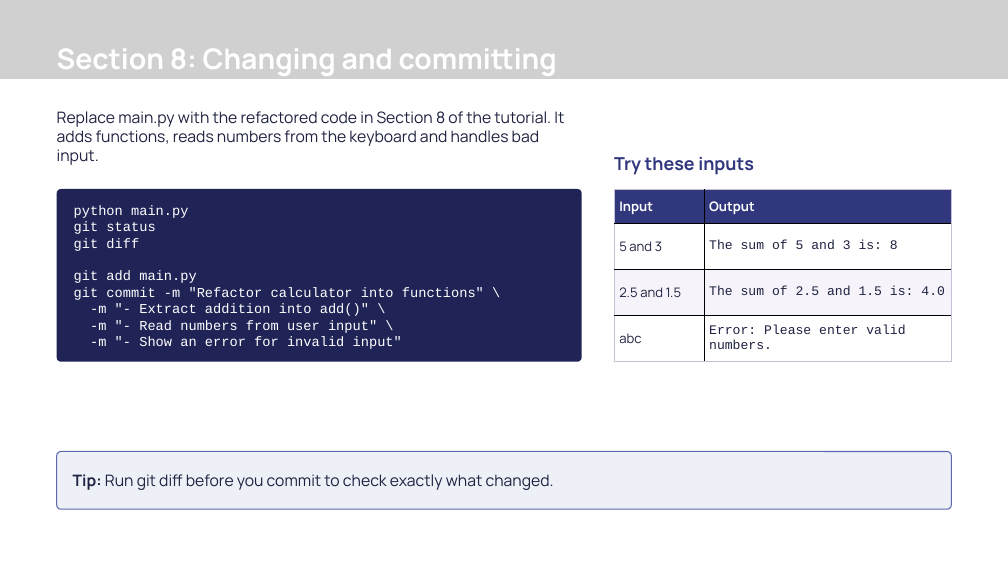
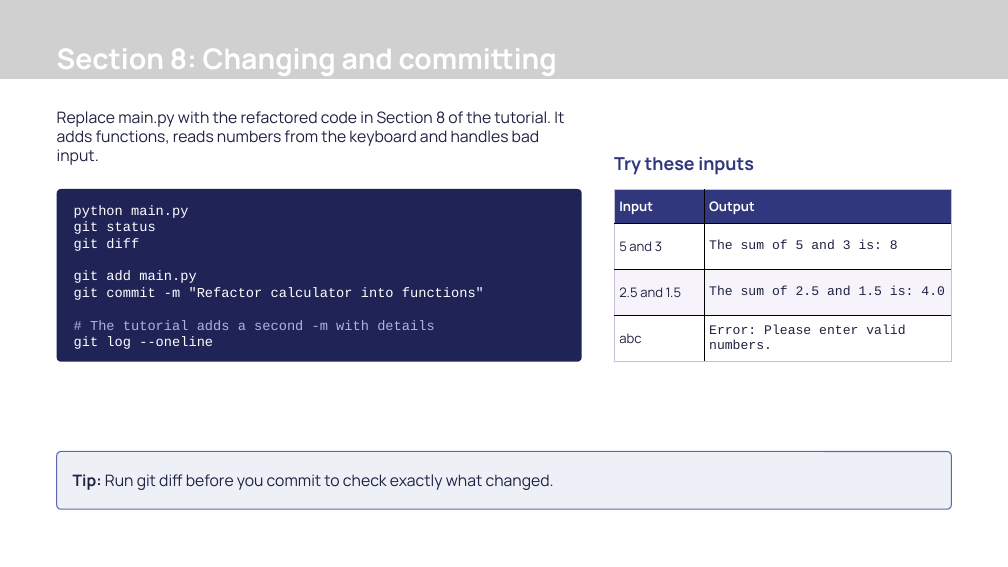
Before and after one commit to Revolution-Data-Platforms/Introduction-to-Git-Workshop, a slide deck: slide 18 of presentation/introduction-to-git-workshop.pptx. Drawn at 1008x567 pixels with LibreOffice and Linux fonts; fonts in the diff are those of the drawing; grey boxes stand for pictures; background and template pictures are left out. Boxes give left, top, right and bottom in pixels: in the first picture for what was removed or moved away, otherwise in the second. Text is boxed around its words. In the diff, an @@ line names an element or a change of style, - is before the commit and + after.

```diff
--- a/presentation/introduction-to-git-workshop.pptx
+++ b/presentation/introduction-to-git-workshop.pptx
@@ text in rounded rectangle at [74,287,484,349]: text changed @@
-git commit -m "Refactor calculator into functions" \
--m "- Extract addition into add()" \
--m "- Read numbers from user input" \
--m "- Show an error for invalid input"
+git commit -m "Refactor calculator into functions"
+# The tutorial adds a second -m with details
+git log --oneline
```
Also in this commit, not shown: 2 other slides changed, 6 other files.
